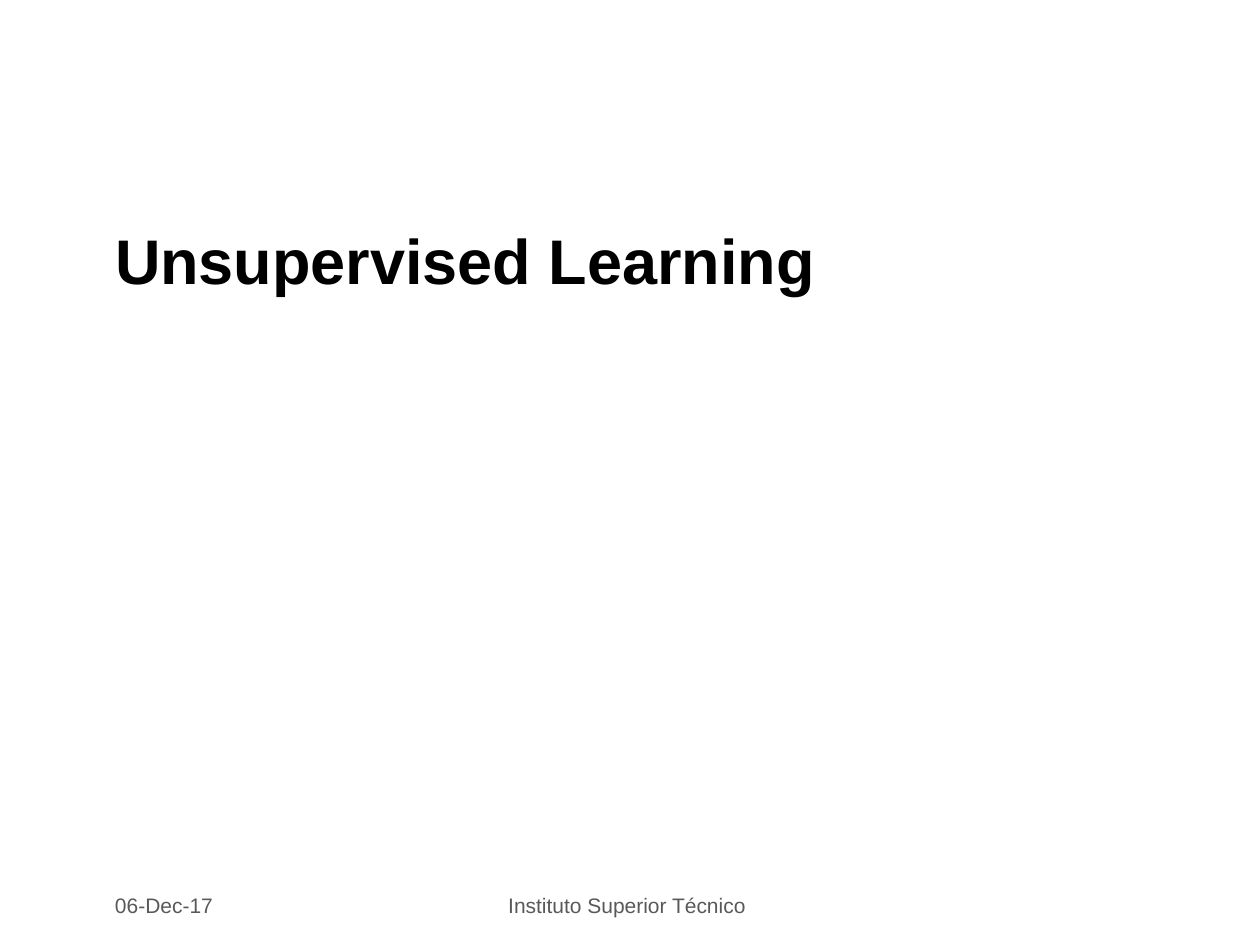
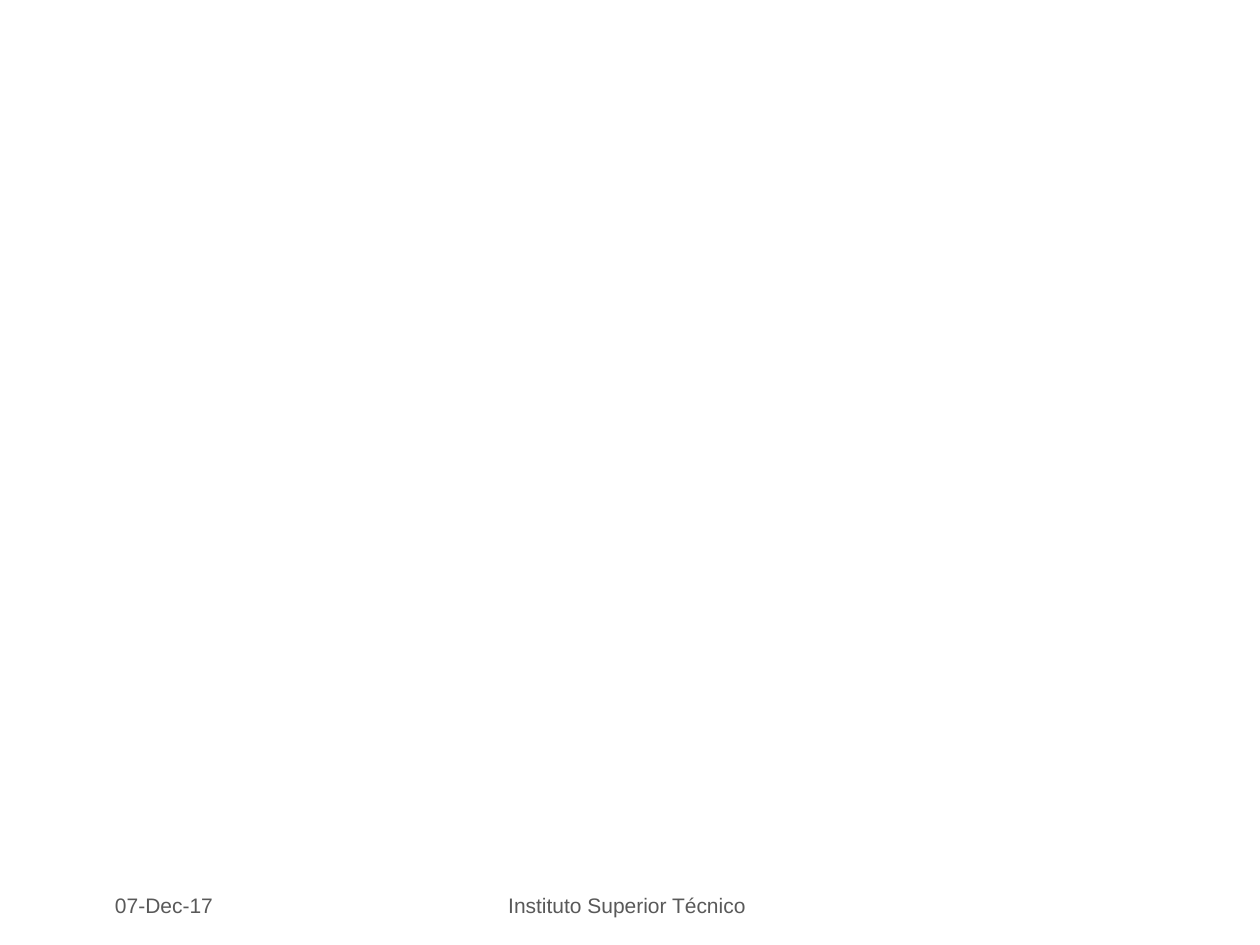
Before and after one commit to PedroLFerreira/Videogame-Data-Mining, a slide deck: slide 11 of dataMining.pptx (slide 10 before the commit). Drawn at 1260x945 pixels with LibreOffice and Linux fonts; fonts in the diff are those of the drawing; background and template pictures are left out. Boxes give left, top, right and bottom in pixels: in the first picture for what was removed or moved away, otherwise in the second. Text is boxed around its words. In the diff, an @@ line names an element or a change of style, - is before the commit and + after.

```diff
--- a/dataMining.pptx
+++ b/dataMining.pptx
@@ title removed at box(115, 238, 815, 296) @@
-Unsupervised Learning
@@ text at box(115, 898, 213, 913): text changed @@
-06-Dec-17
+07-Dec-17
```
Also in this commit, not shown: 9 other slides changed, 1 slide added, 4 other files.
